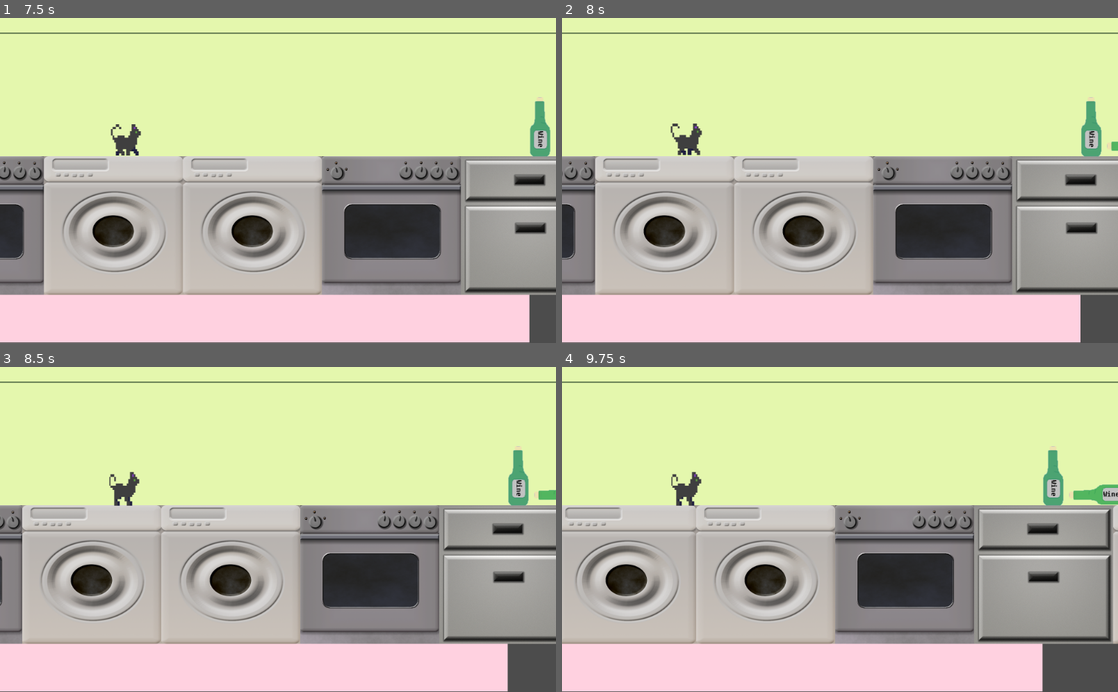
Above: before the commit, frames 1-4 (two rows, left to right).
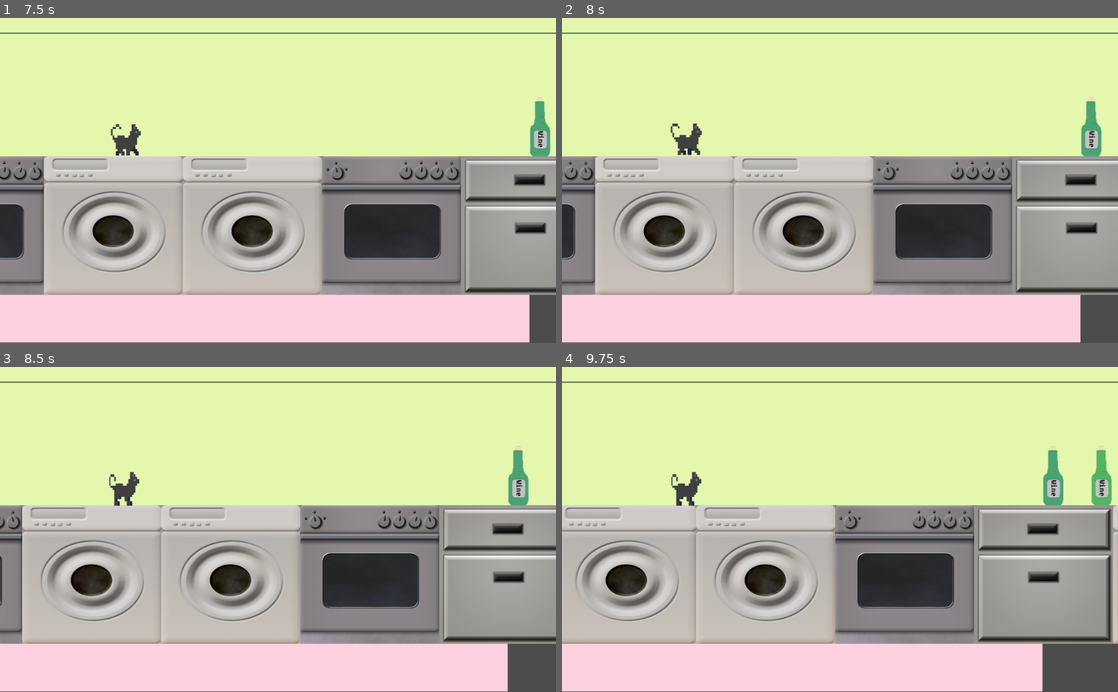
Above: after the commit, the same moments.

Repository: winnerbyhabit/bifigamejam18
Game: Godot game, scene res://Menu.tscn
Same seed, same stepped clock (60 frames per second), same inputs: the game is played once before the commit and once after it.
Inputs:
- Up to frame 1 (7.5 s): click "Spiel starten" at 0.5 s; hold Right (player_right) 1.28-2.03 s; hold Space (player_hit) 1.28-2.03 s; hold Left (player_left) 2.03-2.78 s; tap Space (player_hit) every 1.5 s from 2.1 to 6.6 s; hold Space (player_hit) 2.78-3.53 s; hold Right (player_right) 2.78-4.28 s; hold Space (player_hit) 4.28-5.03 s; hold Left (player_left) 4.28-6.53 s; hold Space (player_hit) 5.78-6.53 s; hold Right (player_right) from 6.53 s (still down); hold Space (player_hit) from 7.28 s (still down)
- Up to frame 2 (8 s): keep holding Right (player_right); keep holding Space (player_hit)
- Up to frame 3 (8.5 s): keep holding Right (player_right); release Space (player_hit) at 8.03 s; tap Space (player_hit) at 8.1 s
- Up to frame 4 (9.75 s): release Right (player_right) at 8.78 s; hold Space (player_hit) 8.78-9.53 s; hold Left (player_left) from 8.78 s (still down); tap Space (player_hit) at 9.6 s

Frame 1 is identical in both runs. In frame 2, less than 0.1% of the frame differs, in the area x 98-100%, y 38-42%; in frame 3, 0.1%; in frame 4, 0.6%, in the area x 91-100%, y 24-43%.

Commit message:
test

Diff:
--- a/Level.tscn
+++ b/Level.tscn
@@ -13,8 +13,6 @@
 
 script = ExtResource( 1 )
 bottom_height = 500
-spawn_speed_multiplier = 1.0
-
 bottle_frequency = 1.0
 
 [node name="bg" type="Sprite" parent="." index="0"]
